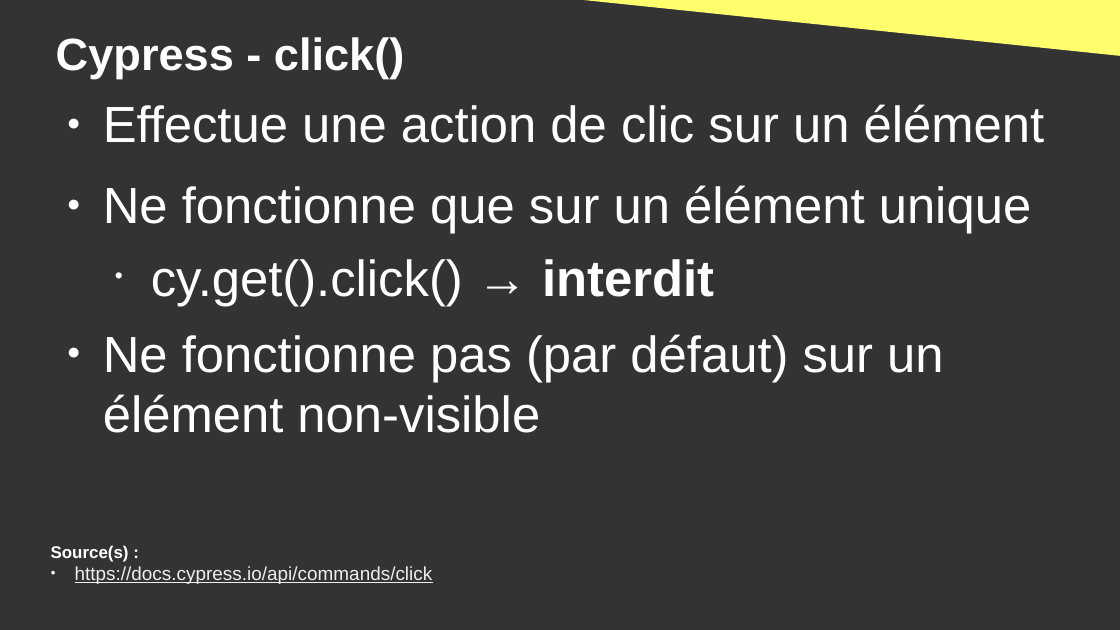
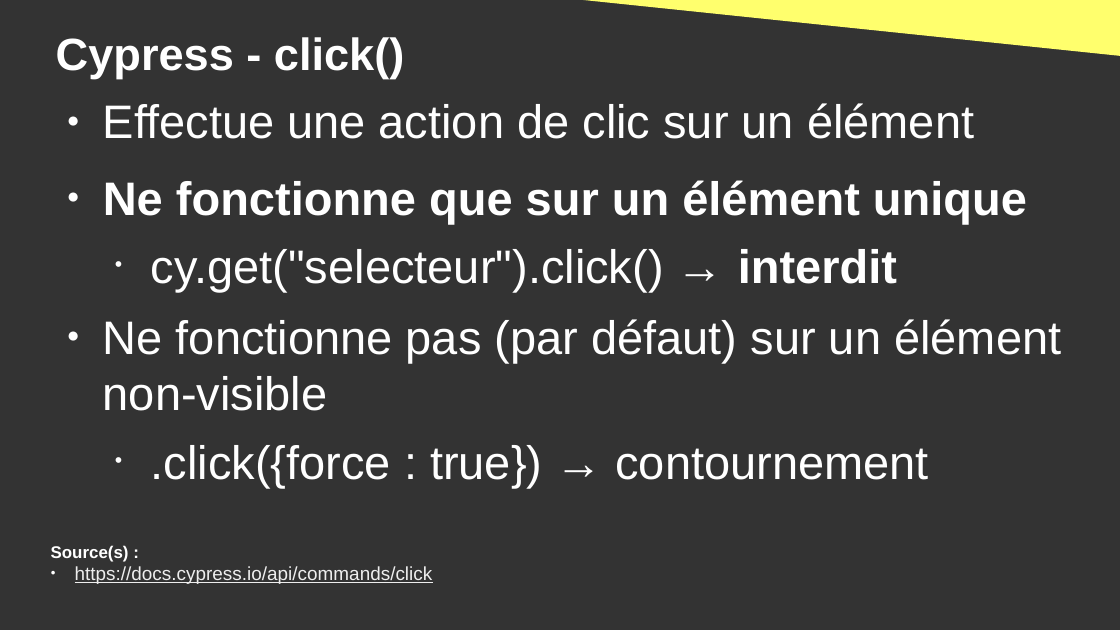
Before and after one commit to DanYellow/cours, a slide deck: slide 25 of developpement-front-s5/travaux-pratiques/numero-2/presentation.odp. Drawn at 1120x630 pixels with LibreOffice and Linux fonts; fonts in the diff are those of the drawing. Boxes give left, top, right and bottom in pixels: in the first picture for what was removed or moved away, otherwise in the second. Text is boxed around its words. In the diff, an @@ line names an element or a change of style, - is before the commit and + after.

```diff
--- a/developpement-front-s5/travaux-pratiques/numero-2/presentation.odp
+++ b/developpement-front-s5/travaux-pratiques/numero-2/presentation.odp
@@ text at (103,103,1061,411): size 36 to 33.3 pt in "Effectue une action de clic sur un ...", "Ne fonctionne que sur un élément unique", "Ne fonctionne pas (par défaut) sur un ..."; bold on in "Ne fonctionne que sur un élément unique" @@
@@ text at (151,249,897,292): text changed; size 36 to 33.3 pt @@
-  • cy.get().click() → interdit
+  • cy.get("selecteur").click() → interdit
@@ text at (151,445,929,488): paragraph added @@
+  • .click({force : true}) → contournement
```
Also in this commit, not shown: 6 other slides changed, 13 slides added, 9 slides removed, 7 other files.
